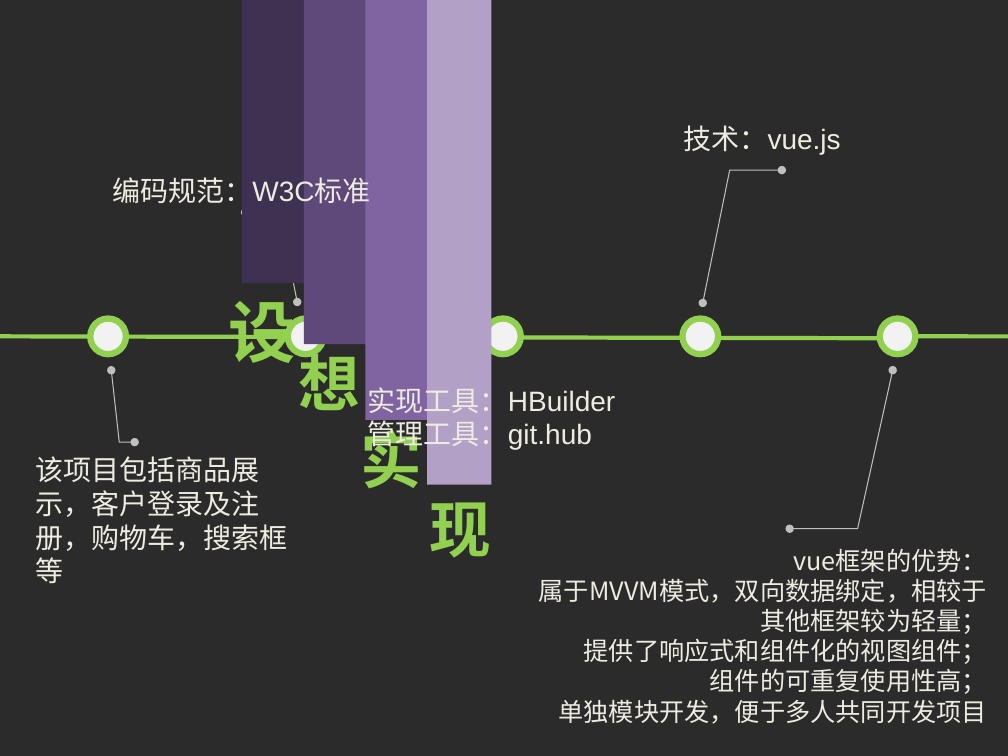
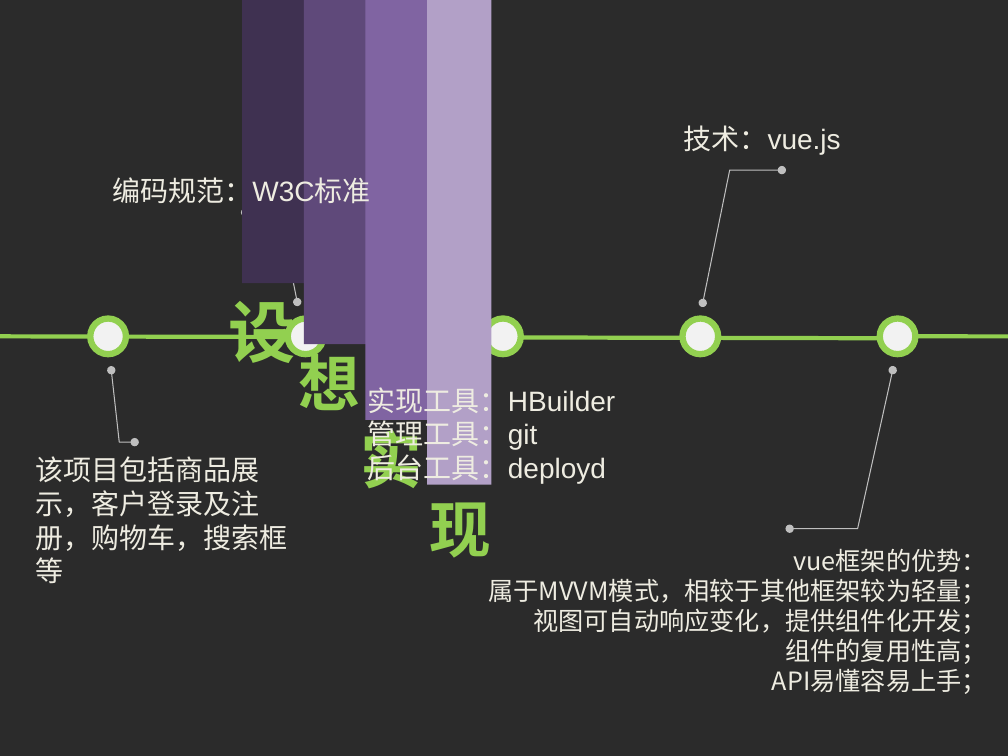
Before and after one commit to kangaijun/chawo.com, a slide deck: slide 6 of 康爱君+茶窝网.ppt. Drawn at 1008x756 pixels with LibreOffice and Linux fonts; fonts in the diff are those of the drawing; background and template pictures are left out; a plain dark background stands for a picture behind light text. Boxes give left, top, right and bottom in pixels: in the first picture for what was removed or moved away, otherwise in the second. Text is boxed around its words. In the diff, an @@ line names an element or a change of style, - is before the commit and + after.

```diff
--- a/康爱君+茶窝网.ppt
+++ b/康爱君+茶窝网.ppt
@@ text at [368,416,606,486]: text changed @@
-管理工具：git.hub
+管理工具：git
+后台工具：deployd
@@ text "vue框架的优势：": place and size @@
-text "vue框架的优势：" at [539,548,987,724]
+text "vue框架的优势：" at [488,548,987,694]
@@ text at [488,578,987,694]: text changed @@
-属于MVVM模式，双向数据绑定，相较于其他框架较为轻量；
-提供了响应式和组件化的视图组件；
-组件的可重复使用性高；
-单独模块开发，便于多人共同开发项目
+属于MVVM模式，相较于其他框架较为轻量；
+视图可自动响应变化，提供组件化开发；
+组件的复用性高；
+API易懂容易上手；
```
Also in this commit, not shown: 6 other slides changed, 2 slides added, 2 slides removed, 36 other files.
